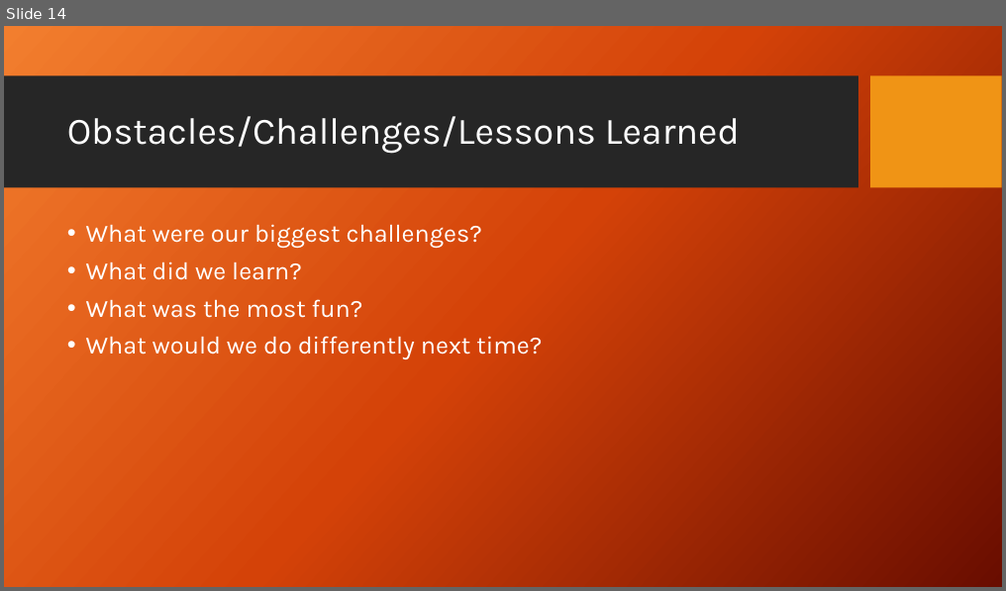
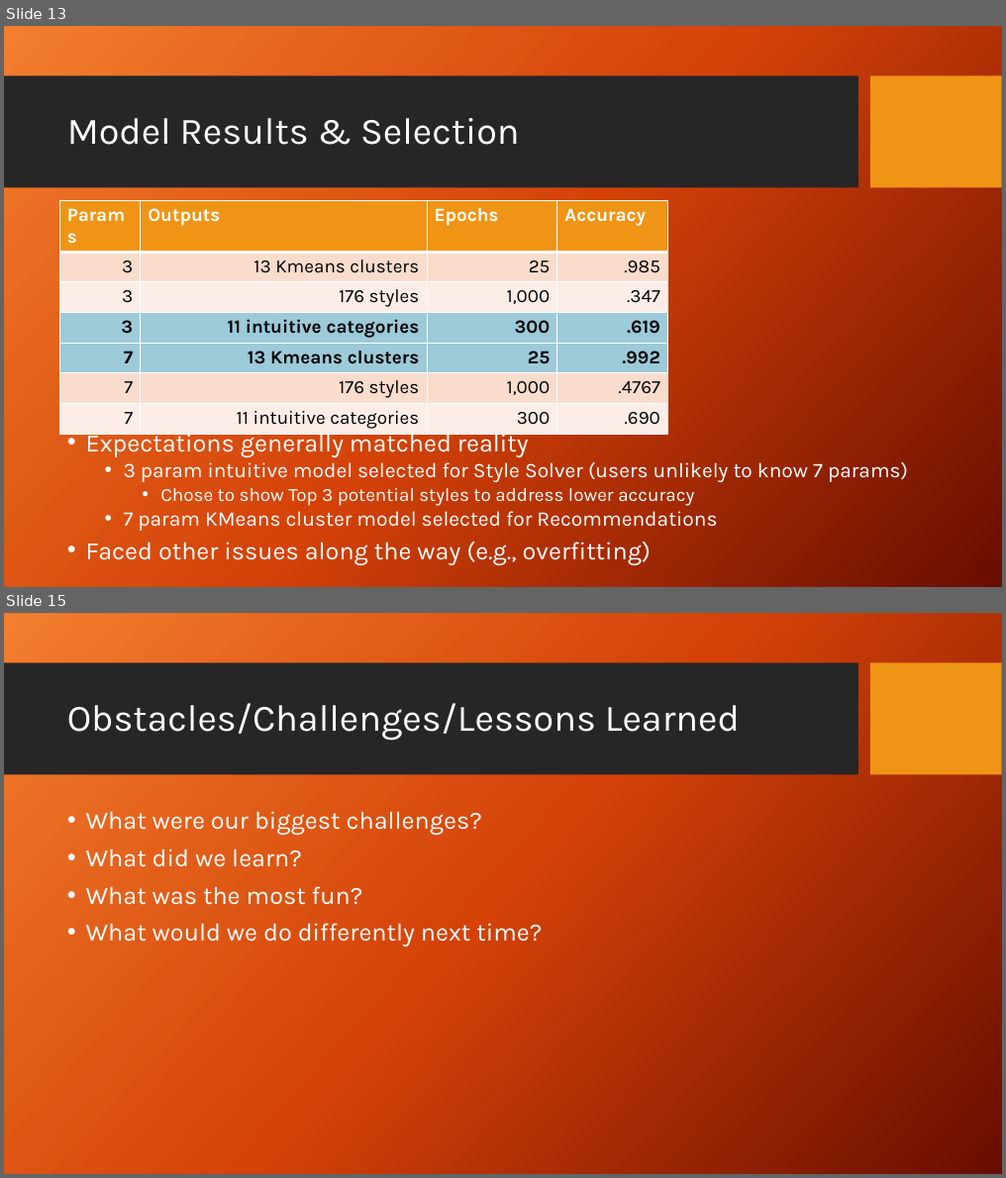
Before and after one commit to brbales/brews_and_views, a slide deck: Neural Beer_Working_042318.pptx. Shown one above the other, each under a label of ours: slide 14 before the commit, slides 13 and 15 after it; the slides between them are not shown. The pictures are 1006x591 and 1006x1178 pixels, drawn with LibreOffice and Linux fonts; fonts in the diff are those of the drawing; background and template pictures are left out. Boxes give left, top, right and bottom in pixels: in the first picture for what was removed or moved away, otherwise in the second. Text is boxed around its words. In the diff, an @@ line names an element or a change of style, - is before the commit and + after.

```diff
--- a/Neural Beer_Working_042318.pptx
+++ b/Neural Beer_Working_042318.pptx
@@ slide 13 added at [4,26,1002,587], background picture (left out); not listed: 2 template elements that a slide beside it also shows @@
@@ title added at [67,118,520,145], 36 pt, text #FFFFFF @@
+Model Results & Selection
@@ table added at [59,200,668,433], 7 rows, 4 columns @@
+Params | Outputs | Epochs | Accuracy
+3 | 13 Kmeans clusters | 25 | .985
+3 | 176 styles | 1,000 | .347
+3 | 11 intuitive categories | 300 | .619
+7 | 13 Kmeans clusters | 25 | .992
+7 | 176 styles | 1,000 | .4767
+7 | 11 intuitive categories | 300 | .690
@@ text added at [86,429,908,566], 20 pt, text #FFFFFF @@
+• Expectations generally matched reality
+  • 3 param intuitive model selected for Style Solver (users unlikely to know 7 params)
+    • Chose to show Top 3 potential styles to address lower accuracy
+  • 7 param KMeans cluster model selected for Recommendations
+• Faced other issues along the way (e.g., overfitting)
@@ what was slide 14 is now slide 15 @@
```
Also in this commit, not shown: 4 slides changed.
